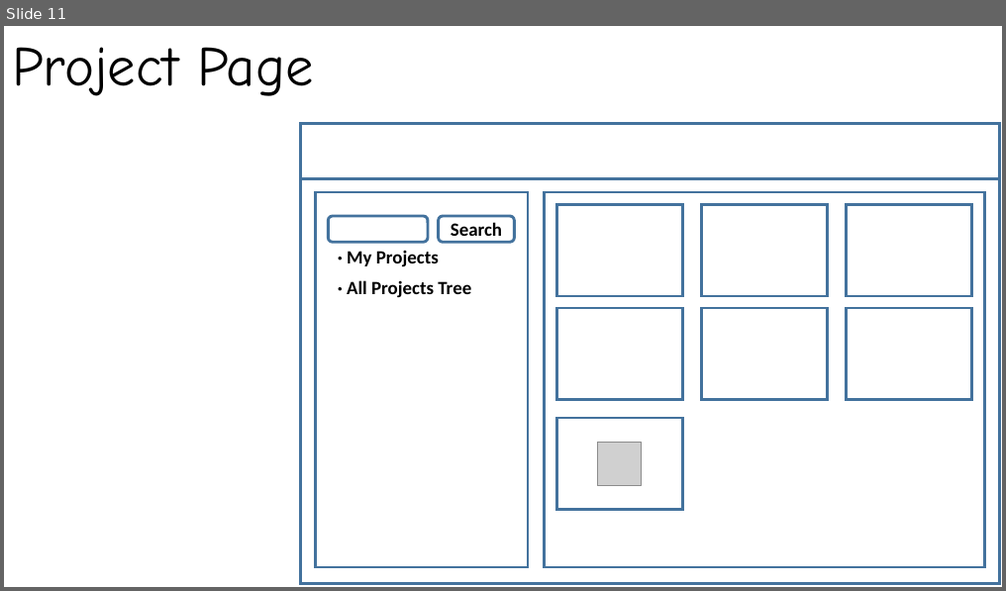
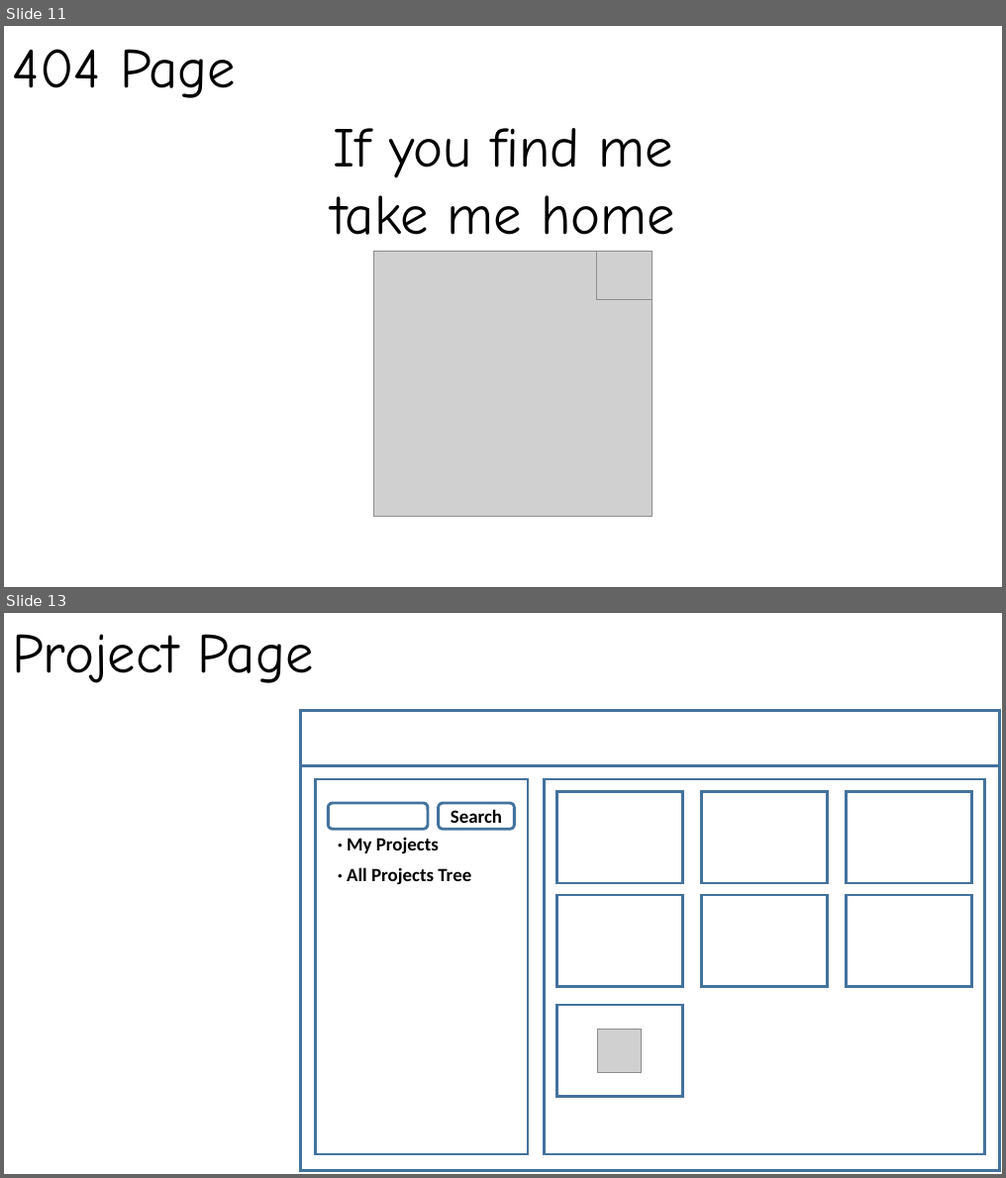
Before and after one commit to ZhishengZhao/nodeRap, a slide deck: 界面设计.pptx. Shown one above the other, each under a label of ours: slide 11 before the commit, slides 11 and 13 after it; the slides between them are not shown. The pictures are 1006x591 and 1006x1178 pixels, drawn with LibreOffice and Linux fonts; fonts in the diff are those of the drawing; grey boxes stand for pictures. Boxes give left, top, right and bottom in pixels: in the first picture for what was removed or moved away, otherwise in the second. Text is boxed around its words. In the diff, an @@ line names an element or a change of style, - is before the commit and + after.

```diff
--- a/界面设计.pptx
+++ b/界面设计.pptx
@@ slide 11 added at box(4, 26, 1002, 587), background #FFFFFF @@
@@ text added at box(13, 49, 236, 98), 54 pt, text #000000 @@
+404 Page
@@ text added at box(331, 128, 675, 253), 54 pt, text #000000 @@
+If you find me
+take me home
@@ picture added at box(374, 252, 652, 517) @@
@@ picture added at box(596, 252, 652, 300) @@
@@ what was slide 11 is now slide 13 @@
```
Also in this commit, not shown: 1 other slide added, 7 other files.
